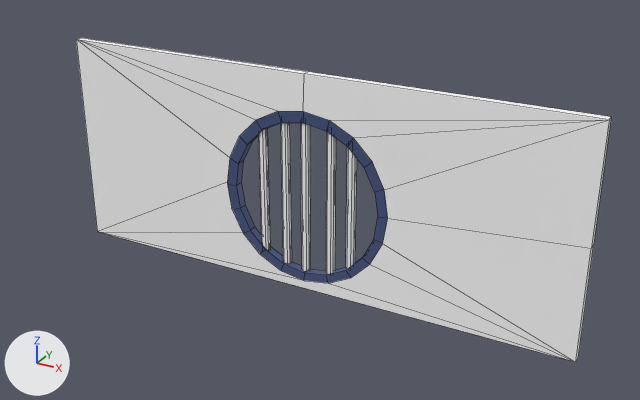
The FBX model ProjectUmbra/Assets/3D assets/WorldAssets/Sewers/Sewer_With_Window 1.fbx: old version first, new version second.
One viewpoint serves both versions: a 50 mm lens placed at (24.4, -25.3, 16.2), pointed at (11.0, -0.9, 4.0). The lights are fixed; the arrows at lower left show +X, +Y and +Z. Mesh edges are drawn as thin lines. Where no turn or scale is listed for an object, it has been applied to the vertices. Vertices at the same position are counted once.

Names of what the first picture shows: 'Sewer_Wall_With_Window'.
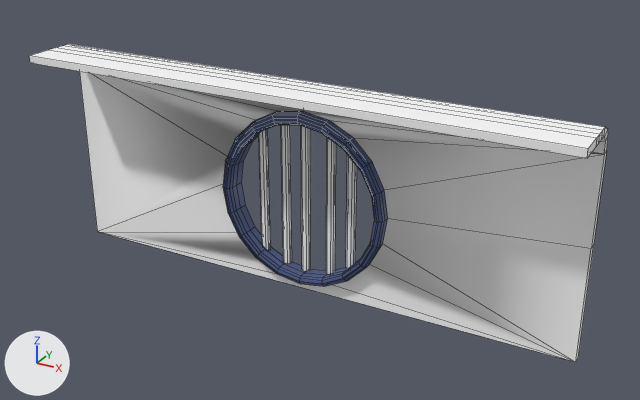
The change, as JSON lines over the scene's bpy script:
```json
{"op": "add", "block": "mat_lambert52", "code": ["mat_lambert52 = principled_material('lambert52')", "mat_lambert52.base_color = (1.0, 1.0, 1.0)  # white #ffffff"]}
{"block": "me_mesh", "where": "# used by ob_sewer_wall_with_window; location = (0.0, 0.0, 0.0)"}
{"op": "remove", "block": "me_mesh", "code": "me_mesh.from_pydata(...)  # 181 vertices, 139 faces; spans x 0.0..20.0, y -0.3..0.1, z 0.0..8.2"}
{"op": "add", "block": "me_mesh", "code": "me_mesh.from_pydata(...)  # 331 vertices, 288 faces; spans x 0.0..20.0, y -2.7..0.1, z 0.0..8.1"}
{"block": "me_mesh", "change": "me_mesh part 1"}
{"block": "me_mesh", "change": "2 vertices are removed from x 0.0..20.0, y 0.0, z 8.2"}
{"block": "me_mesh", "change": "25 faces are deleted"}
{"block": "me_mesh", "change": "4 vertices in x 0.0..20.0, y -0.3..0.0, z 8.2 move by (0.0, 0.0, -1.1)"}
{"block": "me_mesh", "change": "136 vertices are added at x 0.0..13.3, y -2.7..0.0, z 0.3..8.1"}
{"block": "me_mesh", "change": "16 new vertices lie (20.0, 0.0, 0.0) away from vertices in x 0.0, y -2.7..0.0, z 7.1..8.1"}
{"block": "me_mesh", "change": "4 new faces join them, mat_scaffold_golv_m (white #ffffff)"}
{"block": "me_mesh", "change": "140 new faces join them, mat_lambert51 (blue #465582)"}
{"block": "me_mesh", "change": "30 new faces join them, mat_lambert52 (white #ffffff)"}
{"op": "add", "block": "me_mesh", "code": "me_mesh.materials.append(mat_lambert52)  # white #ffffff"}
```

Changed parts and their boxes (x1, y1, x2, y2) in the pictures (640 x 400 px):
```json
{"object": "Sewer_Wall_With_Window", "change": "reshaped", "before": [76, 38, 611, 362], "after": [29, 44, 608, 362], "on screen": "8% wider"}
{"part": 1, "of": "me_mesh", "change": "built on", "before": [76, 38, 611, 283], "after": [29, 44, 608, 286]}
```
